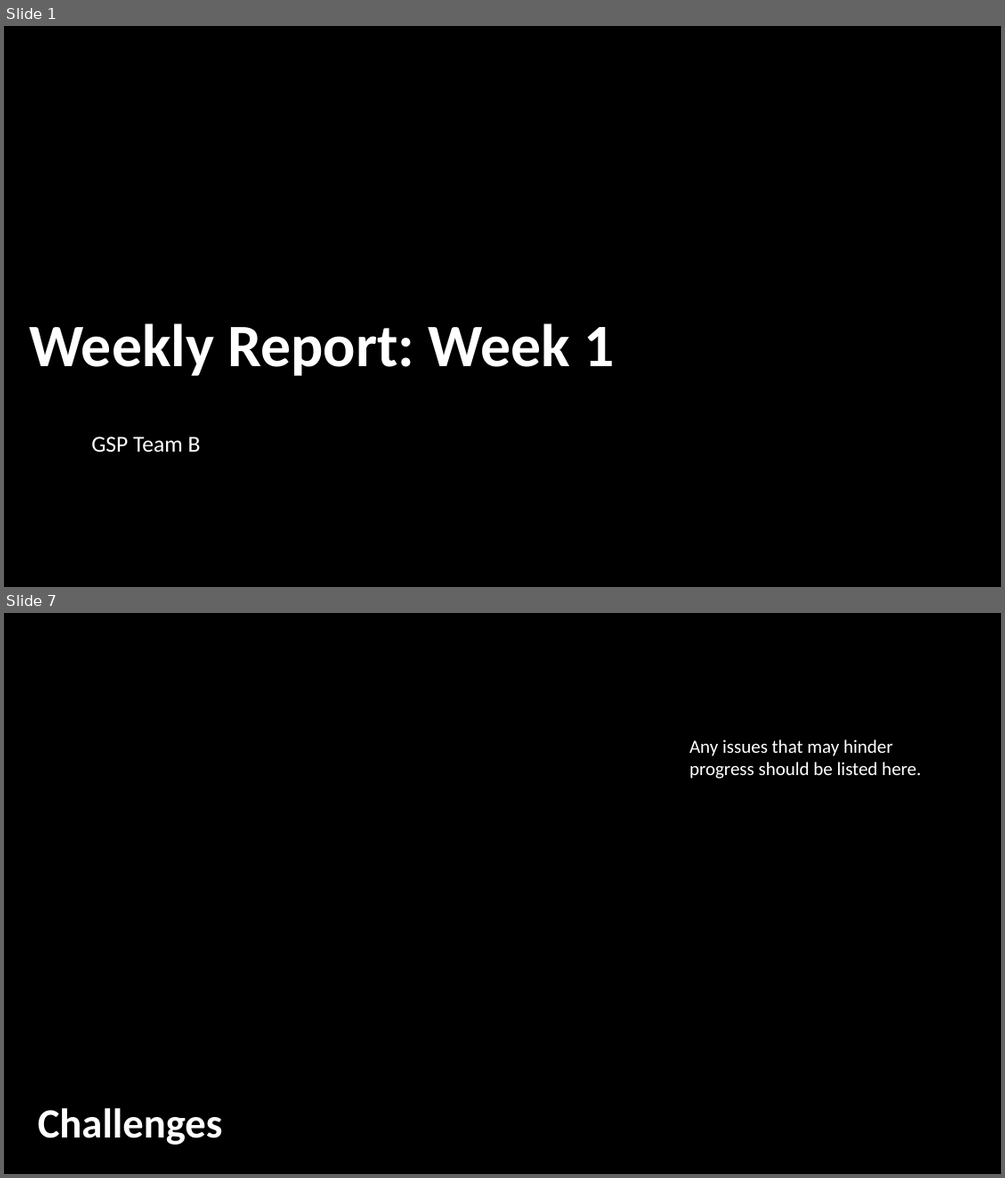
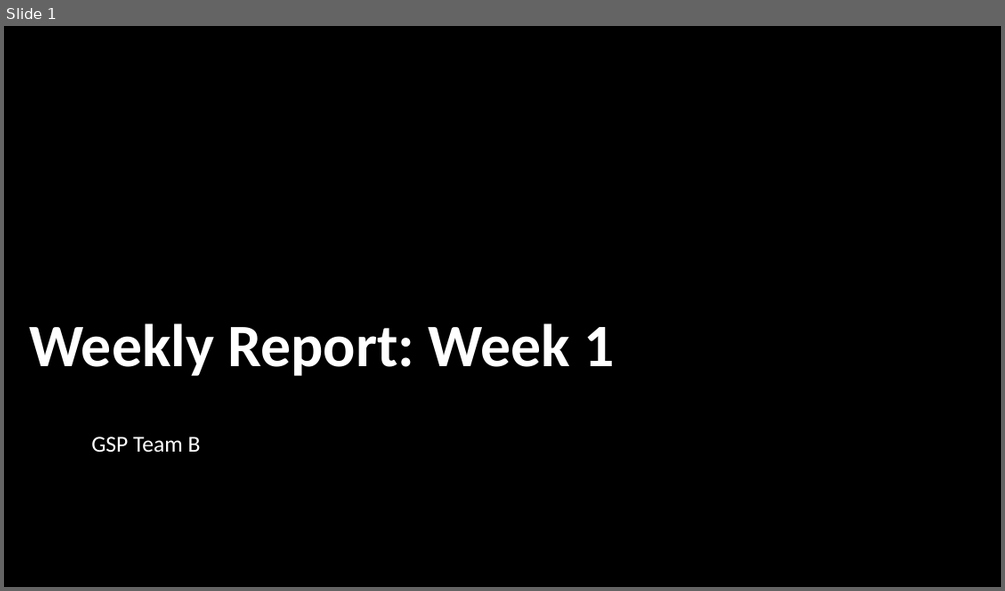
Before and after one commit to Toby-Withers/GSP-Team-B, a slide deck: Weekly Report 1.pptx. Shown one above the other, each under a label of ours: slides 1 and 7 before the commit, slide 1 after it; the slides between them are not shown. The pictures are 1005x1178 and 1005x591 pixels, drawn with LibreOffice and Linux fonts; fonts in the diff are those of the drawing; background and template pictures are left out. Boxes give left, top, right and bottom in pixels: in the first picture for what was removed or moved away, otherwise in the second. Text is boxed around its words. In the diff, an @@ line names an element or a change of style, - is before the commit and + after.

```diff
--- a/Weekly Report 1.pptx
+++ b/Weekly Report 1.pptx
@@ slide 7 removed at (x1=4, y1=613, x2=1001, y2=1174), background picture (left out) @@
@@ text removed at (x1=689, y1=739, x2=921, y2=779) @@
-Any issues that may hinder progress should be listed here.
@@ rectangle removed at (x1=4, y1=1072, x2=1001, y2=1174) @@
@@ title removed at (x1=38, y1=1108, x2=223, y2=1144) @@
-Challenges
```
Also in this commit, not shown: 2 slides changed, 11 slides added, 4 other slides removed, 3 other files.
